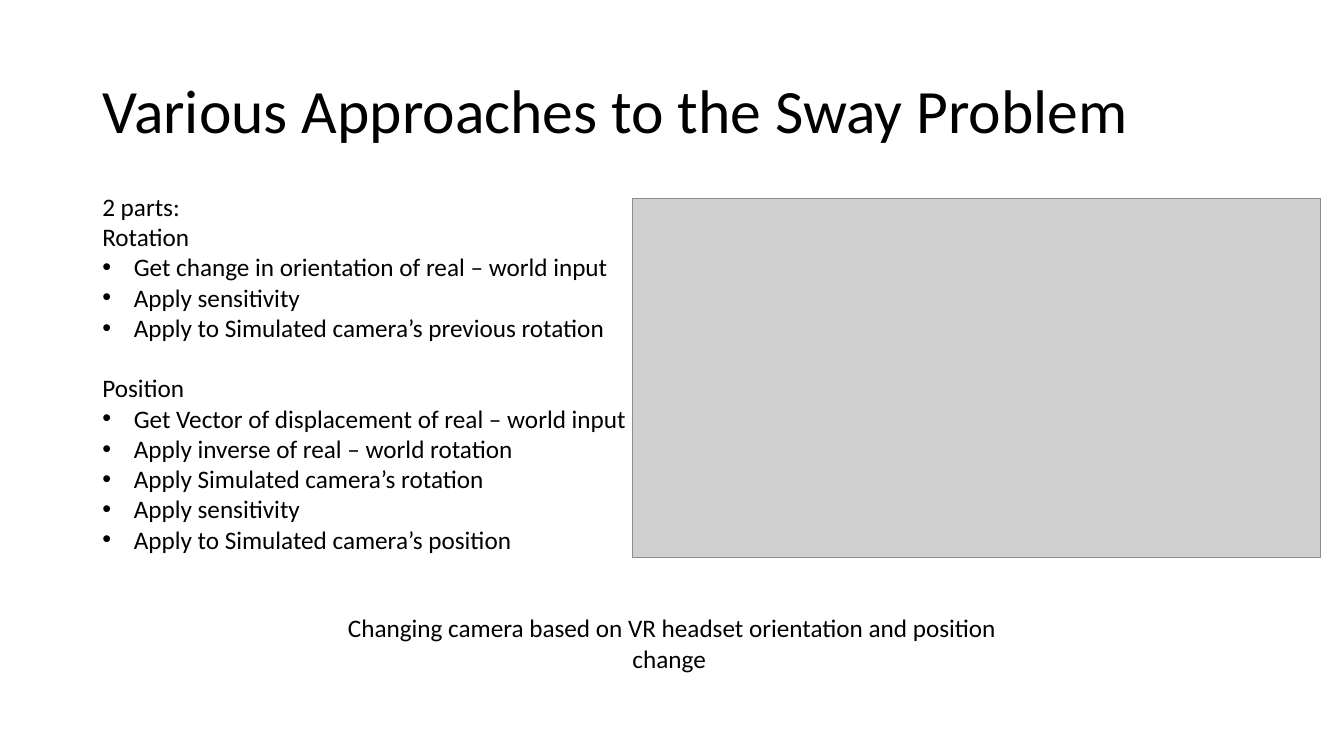
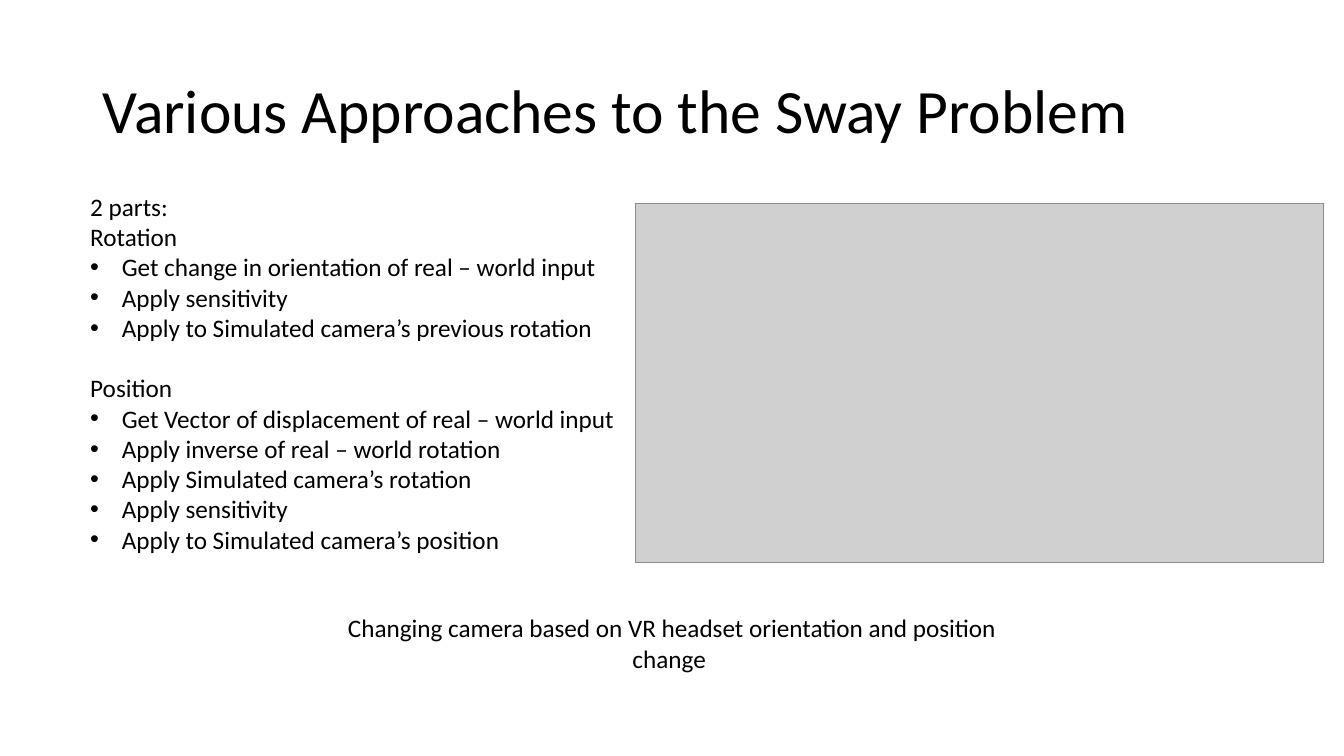
Before and after one commit to colonbrack3t/Final-Year-Project-2022, a slide deck: slide 15 of Final Year Project.pptx (slide 10 before the commit). Drawn at 1344x756 pixels with LibreOffice and Linux fonts; fonts in the diff are those of the drawing; grey boxes stand for pictures. Boxes give left, top, right and bottom in pixels: in the first picture for what was removed or moved away, otherwise in the second. Text is boxed around its words. In the diff, an @@ line names an element or a change of style, - is before the commit and + after.

```diff
--- a/Final Year Project.pptx
+++ b/Final Year Project.pptx
@@ text "2 parts:": place and size @@
-text "2 parts:" at [102,199,626,553]
+text "2 parts:" at [90,199,614,553]
@@ picture: place and size @@
-picture at [633,199,1322,559]
+picture at [635,204,1324,564]
```
Also in this commit, not shown: 7 other slides changed, 7 slides added, 1 slide removed.
